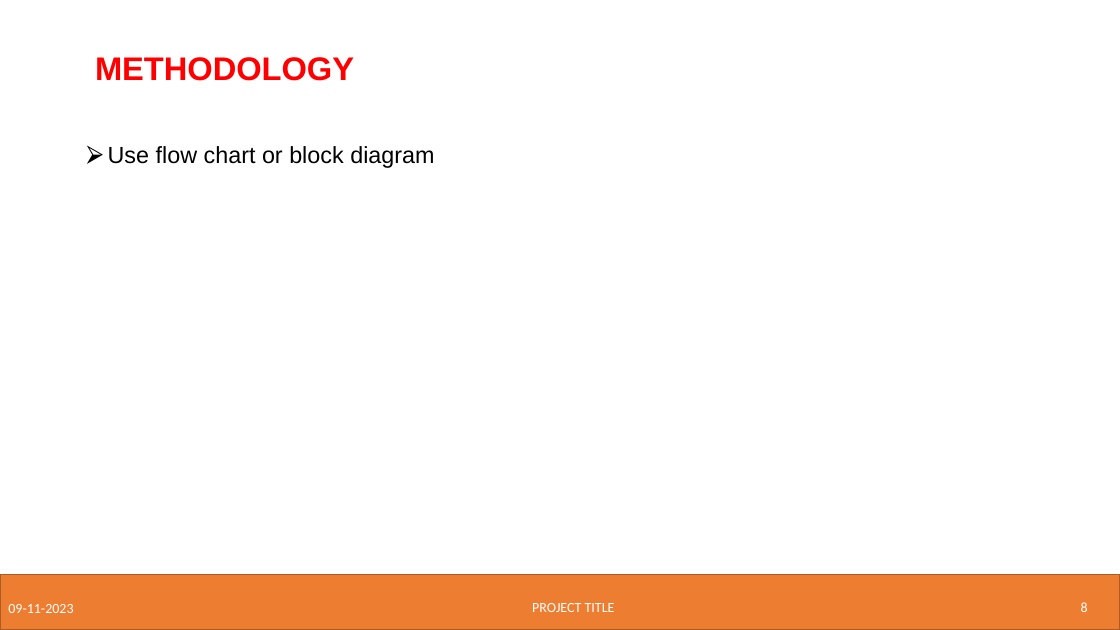
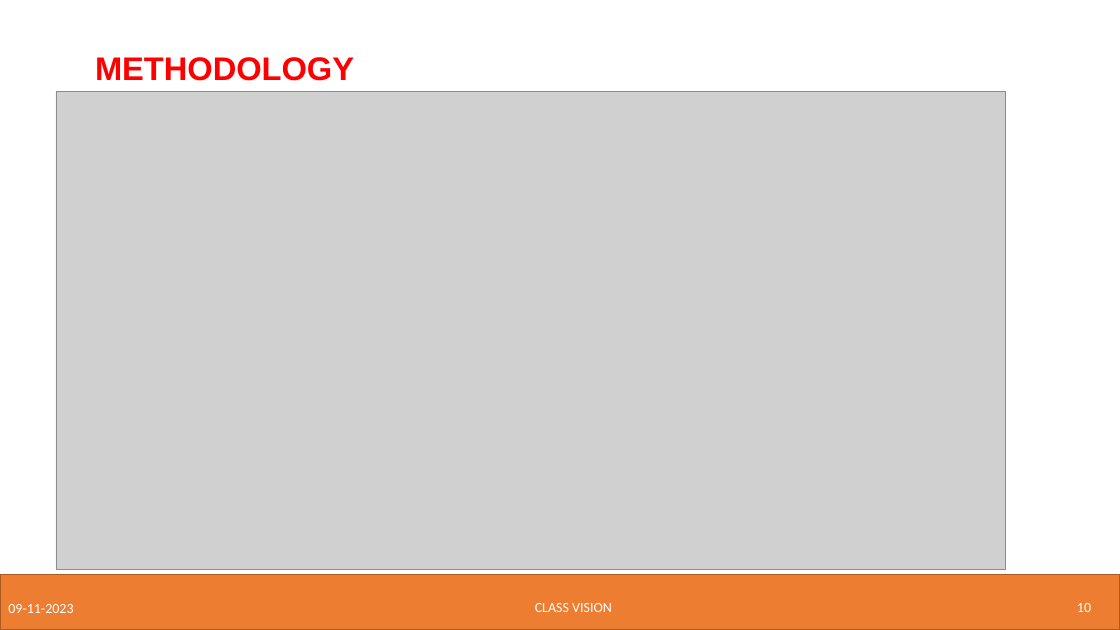
Before and after one commit to AdityaManojA/Class-Vision, a slide deck: slide 10 of Research Related/Phase 1 Project ppt.pptx (slide 8 before the commit). Drawn at 1120x630 pixels with LibreOffice and Linux fonts; fonts in the diff are those of the drawing; grey boxes stand for pictures; background and template pictures are left out. Boxes give left, top, right and bottom in pixels: in the first picture for what was removed or moved away, otherwise in the second. Text is boxed around its words. In the diff, an @@ line names an element or a change of style, - is before the commit and + after.

```diff
--- a/Research Related/Phase 1 Project ppt.pptx
+++ b/Research Related/Phase 1 Project ppt.pptx
@@ picture added at (x1=56, y1=92, x2=1006, y2=571) @@
@@ text removed at (x1=108, y1=146, x2=434, y2=168) @@
-⮚ Use flow chart or block diagram
@@ text at (x1=535, y1=603, x2=612, y2=612): text changed @@
-PROJECT TITLE
+CLASS VISION
@@ page number at (x1=1077, y1=603, x2=1091, y2=612): text changed @@
-8
+10
```
Also in this commit, not shown: 16 other slides changed, 3 slides added, 2 slides removed.
